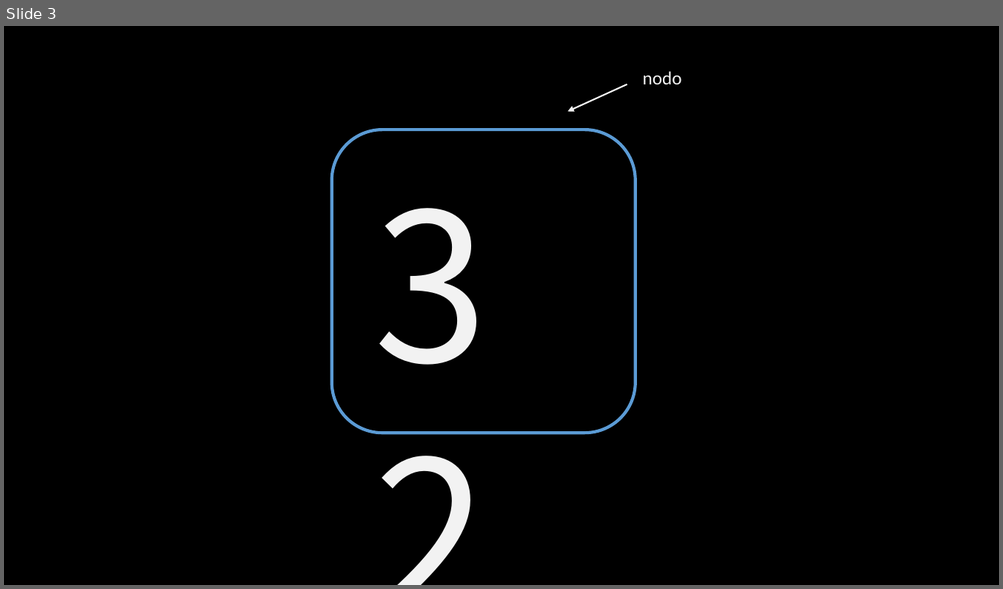
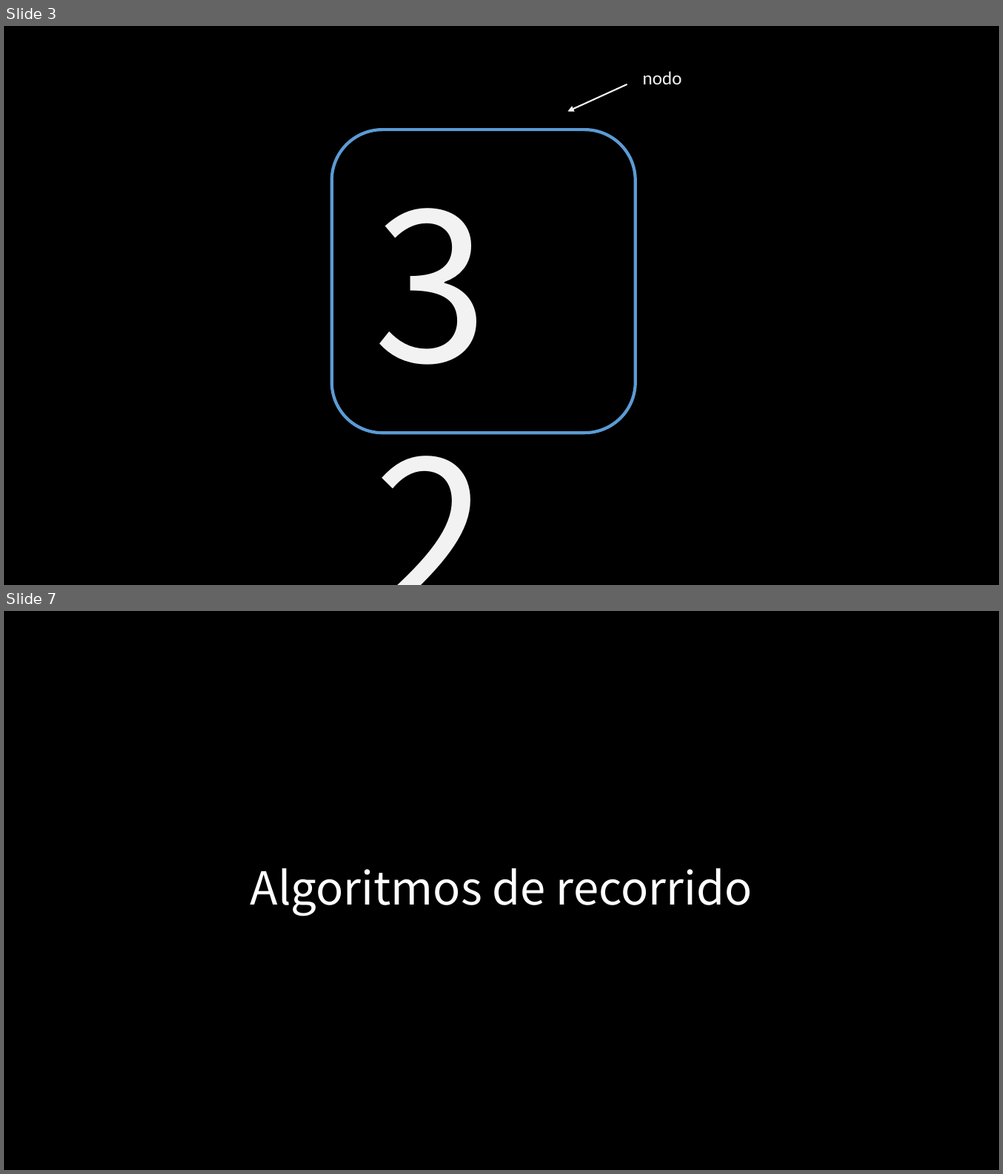
Before and after one commit to jcontrolresearch/DataStructure, a slide deck: Documents/[4]Arboles_binarios-Recorrido.pptx. Shown one above the other, each under a label of ours: slide 3 before the commit, slides 3 and 7 after it; the slides between them are not shown. The pictures are 1003x589 and 1003x1174 pixels, drawn with LibreOffice and Linux fonts; fonts in the diff are those of the drawing. Boxes give left, top, right and bottom in pixels: in the first picture for what was removed or moved away, otherwise in the second. Text is boxed around its words. In the diff, an @@ line names an element or a change of style, - is before the commit and + after.

```diff
--- a/Documents/[4]Arboles_binarios-Recorrido.pptx
+++ b/Documents/[4]Arboles_binarios-Recorrido.pptx
@@ slide 7 added at <box>4,611,999,1170</box>, background #000000 @@
@@ title added at <box>250,869,752,917</box>, 44 pt, text #FFFFFF @@
+Algoritmos de recorrido
```
Also in this commit, not shown: 2 slides changed, 21 other slides added.
